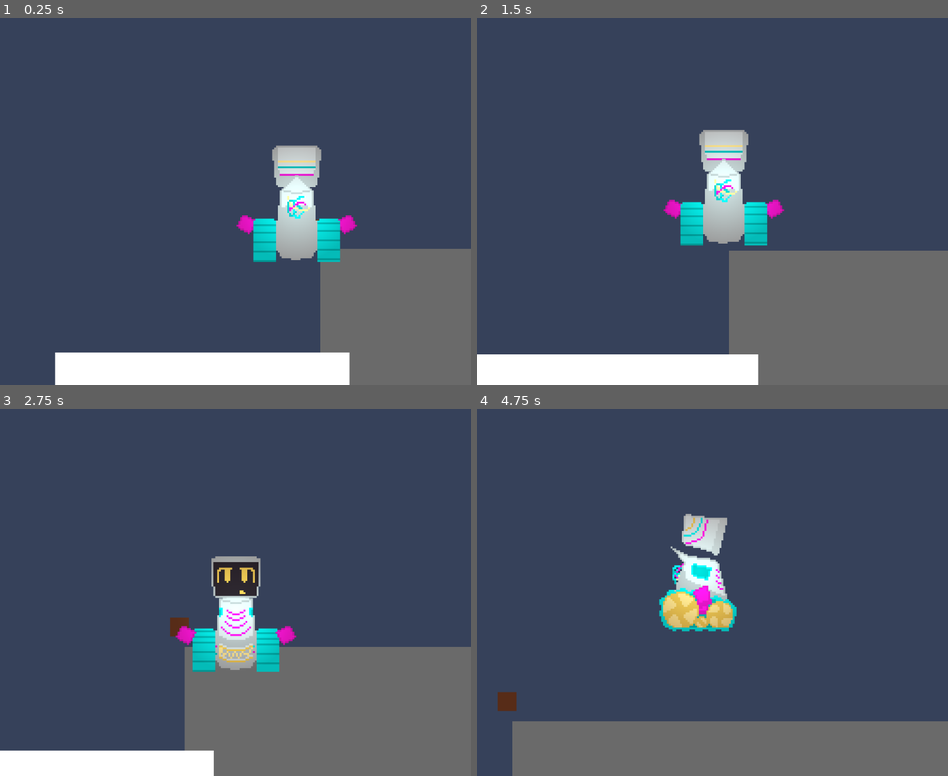
Above: before the commit, frames 1-4 (two rows, left to right).
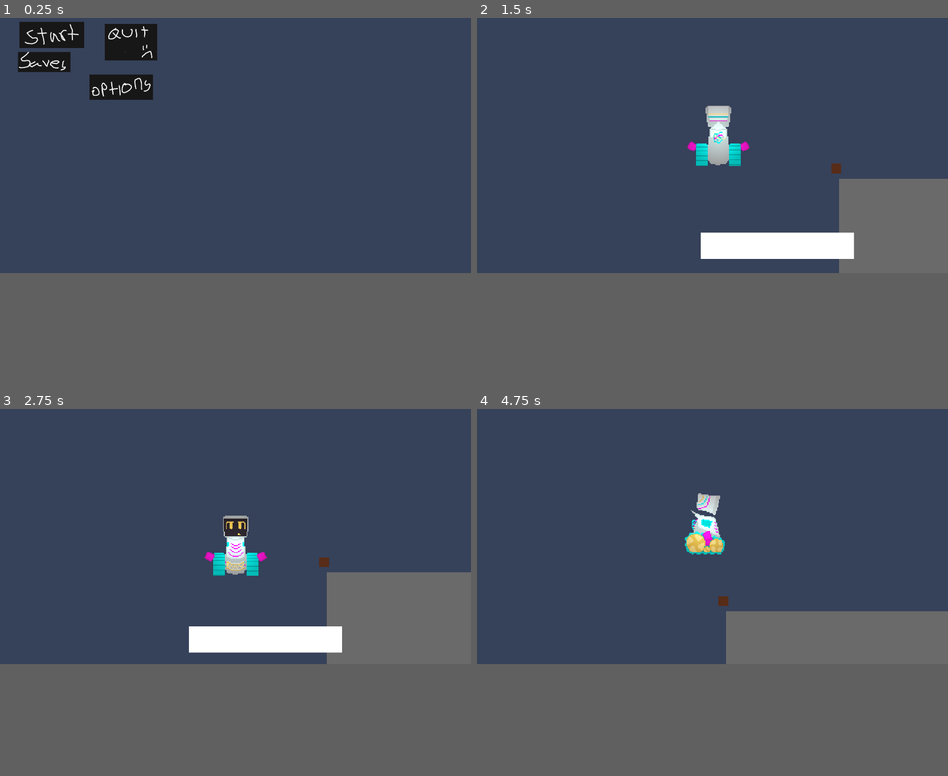
Above: after the commit, the same moments.

Repository: Kustardd/astra
Game: Godot game, scene res://scenes/main_menu.tscn
The game is run twice, just before and just after one commit, with the same random seed, the same clock (stepped at 60 frames per second) and the same inputs. Before the commit the project starts from res://scenes/world.tscn.
Inputs (mouse positions are in pixels of both pictures, inside the frame that each line leads up to):
- Up to frame 1 (0.25 s): no input
- Up to frame 2 (1.5 s): click (528, 47) at 0.52 s; hold D (right) from 1.28 s (still down); hold W (front) from 1.28 s (still down)
- Up to frame 3 (2.75 s): release D (right) at 2.03 s; release W (front) at 2.03 s; hold S (back) from 2.03 s (still down); tap W (front) at 2.1 s
- Up to frame 4 (4.75 s): release S (back) at 2.78 s; hold W (front) 2.78-3.53 s; hold D (right) 2.78-4.28 s; tap E (interact) at 2.85 s; tap W (front) at 3.6 s; hold A (left) from 4.28 s (still down); hold W (front) from 4.28 s (still down)
The window is 800x640 before the commit and 800x450 after it. Grey fills any space a smaller window leaves; there, only what the larger window draws over its background counts as a difference.

The runs differ from the first frame. In frame 1, 24% of the frame differs, in the area x 3-100%, y 0-100%; in frame 2, 28%, in the area x 0-100%, y 23-100%; in frame 3, 25%; in frame 4, 24%.
Error after the commit: Invalid access to property or key 'global_position' on a base object of type 'Nil'. (res://scripts/saves.gd:53)

Commit message:
Moved all save functions to an autoload + saving level
There is a yellow error saying that the signal scene_loaded is never explicityly used, ignore that, I will fix it soon. If you think there are any errors, tell me, but don't change it on your own without at least describing the change with a comment in the code. Thanks

Diff:
--- a/project.godot
+++ b/project.godot
@@ -15,15 +15,20 @@
 [application]
 
 config/name="Astra"
-run/main_scene="uid://bl551lyylk0n5"
+run/main_scene="uid://ci0m8lxhucc1w"
 config/features=PackedStringArray("4.7", "GL Compatibility")
 config/icon="res://icon.svg"
 
+[autoload]
+
+Saves="*uid://b0f2wsey16qpu"
+
 [display]
 
-window/size/viewport_width=1000
-window/size/viewport_height=800
-window/size/mode=3
+window/size/viewport_width=1920
+window/size/viewport_height=1080
+window/size/mode=2
+window/stretch/mode="viewport"
 
 [input]
 
--- a/scenes/main_menu.tscn
+++ b/scenes/main_menu.tscn
@@ -8,6 +8,10 @@
 [sub_resource type="GDScript" id="GDScript_wu84c"]
 script/source = "extends Node2D
 
+#const SAVE_PATH = \"user://saves.cfg\"
+#var save_version = \"Save1\"
+#var scene : String
+
 # Called when the node enters the scene tree for the first time.
 func _ready() -> void:
 	$Buttons/Start.pressed.connect(_on_start_pressed)
@@ -15,7 +19,10 @@
 	$Buttons/Quit.pressed.connect(_on_quit_pressed)
 
 func _on_start_pressed():
-	get_tree().change_scene_to_file(\"res://astra.tscn\")
+	#var save_file = ConfigFile.new()
+	#scene = save_file.get_value(\"Room/Scene\", save_version, \"res://scenes/world.tscn\")
+	#get_tree().change_scene_to_file(scene)
+	Saves.scene_loaded.emit(true)
 
 func _on_options_pressed():
 	pass
@@ -23,7 +30,8 @@
 func _on_quit_pressed():
 	get_tree().quit()
 # Called every frame. 'delta' is the elapsed time since the previous frame.
-func _process(delta: float) -> void:
+func _process(_delta: float) -> void:
+	#print(scene)
 	pass
 "
 
--- a/scenes/room_1.tscn
+++ b/scenes/room_1.tscn
@@ -143,5 +143,6 @@
 [node name="CanvasModulate" type="CanvasModulate" parent="Rendering2" unique_id=110094]
 color = Color(0.5704933, 0.53745735, 0.4877851, 1)
 
+[connection signal="tree_entered" from="." to="." method="_on_tree_entered"]
 [connection signal="body_entered" from="Area2D" to="Area2D" method="_on_body_entered"]
 [connection signal="body_exited" from="Area2D" to="Area2D" method="_on_body_exited"]
--- a/scripts/room_1.gd
+++ b/scripts/room_1.gd
@@ -8,6 +8,7 @@
 
 # Called when the node enters the scene tree for the first time.
 func _ready() -> void:
+
 	#cameraLimits = Vector4(cameraLim_xneg, cameraLim_yneg, cameraLim_xpos, cameraLim_ypos)
 	pass
 
--- /dev/null
+++ b/scripts/saves.gd
@@ -0,0 +1,118 @@
+extends Node
+
+const PLAYER_SCENE = preload("res://scenes/astra.tscn")
+const SAVE_PATH = "user://saves.cfg"
+@onready var starting_room : String
+@onready var astra = CharacterBody2D
+@onready var scene : String
+@onready var game_start := false
+@onready var data_loaded := false
+@onready var scene_filepath : String
+signal scene_loaded(loaded: bool)
+@onready var start_pos : Marker2D
+var chosen_save = "Save1" #change this when adding different save files, save_version will depend on which save file the user selects by clicking
+
+func save_data(save_version, player, room):
+	var current_pos_2d = player.global_position
+	print(current_pos_2d)
+	var save_file = ConfigFile.new()
+	save_file.set_value("Player_Coordinates", save_version, current_pos_2d)
+	save_file.set_value("Player_Direction", save_version, player.direction)
+	save_file.set_value("Room/Scene", save_version, room)
+	var error = save_file.save(SAVE_PATH)
+	if error == OK:
+		print("Saved")
+	else:
+		print("Didn't work :(")
+
+
+func start_saving(loaded: bool):
+	if loaded == true:
+		game_start = true
+		loaded = false
+
+func load_scene(save_version):
+	var save_file = ConfigFile.new()
+	var error = save_file.load(SAVE_PATH)
+	if error != OK:
+		print("No saved scene, starting from original scene.")
+		get_tree().change_scene_to_file("res://scenes/world.tscn")
+
+	var room = save_file.get_value("Room/Scene", save_version, "res://scenes/world.tscn")
+	if room == null:
+		#print("Scene loading didn't work")
+		pass
+	else:
+		get_tree().change_scene_to_file(room)
+
+func load_data(save_version, player):
+	var save_file = ConfigFile.new()
+	var error = save_file.load(SAVE_PATH)
+	if error != OK:
+		print("No saved position, starting from original position.")
+		player.global_position = start_pos.global_position
+
+	var current_pos_2d = save_file.get_value("Player_Coordinates", save_version, Vector2.ZERO)
+	player.direction = save_file.get_value("Player_Direction", save_version, "front")
+	player.global_position = current_pos_2d
+	print("Loaded to saved position. Good Luck!")
+
+# Called when the node enters the scene tree for the first time.
+func _ready() -> void:
+	#print("This function works.")
+	pass
+
+
+
+# Called every frame. 'delta' is the elapsed time since the previous frame.
+##Do not delete the print functions, they are essential for testing the save script, leave them as commented.
+func _process(delta: float) -> void:
+	if not Saves.scene_loaded.is_connected(start_saving):
+		Saves.scene_loaded.connect(start_saving)
+		#print("signal has been connected and apparently received.")
+
+	else:
+		#print("The signal is already connected or start hasn't been pressed yet.")
+		pass
+
+	if game_start == true:
+		if data_loaded == false:
+			load_scene(chosen_save)
+			set_process(false)
+			await get_tree().create_timer(delta).timeout
+			set_process(true)
+			astra = get_tree().get_current_scene().find_child("Astra", true, false)
+			#print("So the data is being loaded, this should only happen once the game_start equals true and the scene and start_pos have been assigned.")
+			load_data(chosen_save, astra)
+			data_loaded = true
+		else:
+			pass
+
+		#scene = get_tree().current_scene.get_path()
+		astra = get_tree().get_current_scene().find_child("Astra", true, false)
+		scene_filepath = get_tree().current_scene.scene_file_path
+		start_pos = get_tree().get_current_scene().find_child("StartPosition", true, false)
+		#print("This is the filepath for the scene", scene_filepath)
+		#print("This is the scene path", scene)
+		#print("This is the marker 2d node", start_pos)
+		#print("the difference between the scene variable and the string version of it", str(scene))
+
+		if scene_filepath == "res://scenes/world.tscn":
+			#print("This is the astra node being printed again, which should happen in the world scene", astra)
+			#print("This code should be running")
+			save_data(chosen_save, astra, scene_filepath)
+			#print("hello")
+		elif scene_filepath == "res://scenes/room_1.tscn":
+			#print("This code should be running part 2")
+			astra = get_tree().get_current_scene().find_child("Astra", true, false)
+			save_data(chosen_save, astra, scene_filepath)
+			#print("This is the astra node being printed again but instead, it should happen when in the room1 scene", astra)
+			#print("hi")
+	else:
+		#print("game_start doesn't equal true apparently")
+		pass
+
+
+
+	#print("This is a third astra node print for some reason", astra)
+	#print("bye")
--- a/scripts/world.gd
+++ b/scripts/world.gd
@@ -6,45 +6,13 @@
 @export var cameraLimBottom: float
 var cameraLimits: Vector4
 
-
-const PLAYER_SCENE = preload("res://scenes/astra.tscn")
-const SAVE_PATH = "user://saves.cfg"
-@onready var player = $Rendering/Astra
-@onready var start_pos = $StartPosition
-@onready var astra = $Rendering/Astra
-var chosen_save = "Save1" #change this when adding different save files, save_version will depend on which save file the user selects by clicking
-
-func save_data(save_version):
-	var current_pos_2d = player.global_position
-	print(current_pos_2d)
-	var save_file = ConfigFile.new()
-	save_file.set_value("Player_Coordinates", save_version, current_pos_2d)
-	save_file.set_value("Player_Direction", save_version, astra.direction)
-	var error = save_file.save(SAVE_PATH)
-	if error == OK:
-		print("Saved")
-	else:
-		print("Didn't work :(")
-
-
-func load_coordinates(save_version):
-	var save_file = ConfigFile.new()
-	var error = save_file.load(SAVE_PATH)
-	if error != OK:
-		print("No saved position, starting from original position.")
-		player.global_position = start_pos.global_position
-
-	var current_pos_2d = save_file.get_value("Player_Coordinates", save_version, Vector2.ZERO)
-	#astra.direction = save_file.get_value("Player_Direction", save_version, "front")
-	player.global_position = current_pos_2d
-	print("Loaded to saved position. Good Luck!")
-
 # Called when the node enters the scene tree for the first time.
 func _ready() -> void:
-	load_coordinates(chosen_save)
+	#Saves.scene_loaded.emit(true)
+	pass
 
 # Called every frame. 'delta' is the elapsed time since the previous frame.
 func _process(_delta: float) -> void:
 	#cameraLimits = Vector4(-1000000.0,-1000000.0, 1000000, 1000000)
 	print(cameraLimits)
-	call_deferred("save_data", chosen_save)
+	pass
Not shown: 1 places in resources/inventory_resources/playerinv.tres that only renumber resources
Not shown, added: scripts/saves.gd.uid
